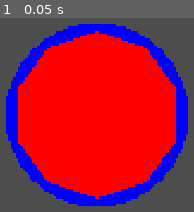
Above: before the commit, frame 1.
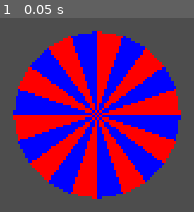
Above: after the commit, the same moment.

Repository: jowashli/gift-exchange-wheelofnames
Game: Godot game, scene res://scenes/wheelofnames.tscn
The game is run twice, just before and just after one commit, with the same random seed, the same clock (stepped at 60 frames per second) and the same inputs.
Inputs:
- Up to frame 1 (0.05 s): no input

The runs differ from the first frame. In frame 1, 41% of the frame differs, in the area x 3-97%, y 3-97%.

Commit message:
Draw circle slices

Diff:
--- a/scripts/Wheelofnames.gd
+++ b/scripts/Wheelofnames.gd
@@ -19,7 +19,28 @@
 		degree += slice_degree
 	return points
 
+func generate_circle_slices(position: Vector2, radius: float, slice_count: int) -> Array[PackedVector2Array]:
+	var slices : Array[PackedVector2Array] = []
+	var slice_degree : float = 360. / slice_count
+
+	for i in slice_count:
+		var slice : PackedVector2Array = PackedVector2Array([
+			position,
+			position + Vector2.UP.rotated(deg_to_rad(slice_degree * i)) * radius,
+			position + Vector2.UP.rotated(deg_to_rad(slice_degree * (i + 1))) * radius
+		])
+		slices.append(slice)
+
+	return slices
+
 func _draw() -> void:
+	const slice_count : int = 20
+	var colors_base : PackedColorArray = PackedColorArray([Color.RED, Color.BLUE])
+	var colors : PackedColorArray = PackedColorArray([])
+	for i in range (slice_count / len(colors_base)):
+		colors += colors_base
 
-	draw_circle(get_screen_midpoint(), 220., Color.BLUE, true)
-	draw_polygon(generate_circle_points(get_screen_midpoint(), 200., 10), PackedColorArray([Color.RED]))
+	var slices = generate_circle_slices(get_screen_midpoint(), 200., slice_count)
+	for i in range(slice_count):
+		var slice : PackedVector2Array = slices[i]
+		draw_polygon(slice, PackedColorArray([colors[i]]))
